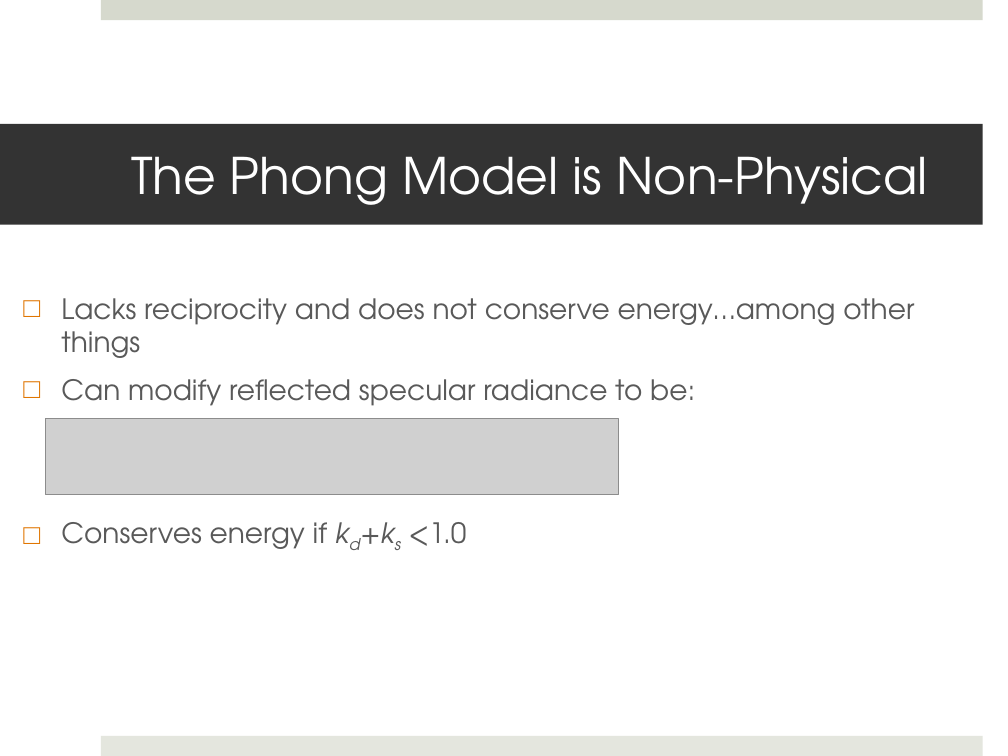
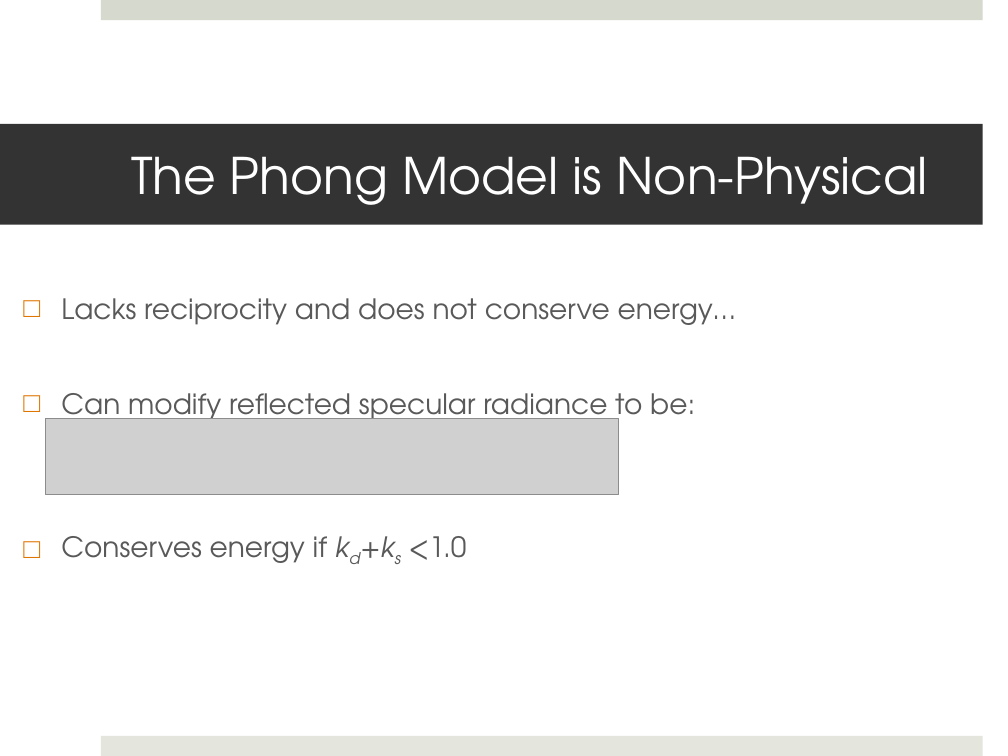
Before and after one commit to shaffer1/UIllinois_Rendering, a slide deck: slide 7 of Lecture-15-Specular BRDFs.pptx. Drawn at 1008x756 pixels with LibreOffice and Linux fonts; fonts in the diff are those of the drawing; grey boxes stand for pictures. Boxes give left, top, right and bottom in pixels: in the first picture for what was removed or moved away, otherwise in the second. Text is boxed around its words. In the diff, an @@ line names an element or a change of style, - is before the commit and + after.

```diff
--- a/Lecture-15-Specular BRDFs.pptx
+++ b/Lecture-15-Specular BRDFs.pptx
@@ text at [61,298,736,325]: text changed @@
-□ Lacks reciprocity and does not conserve energy…among other things
+□ Lacks reciprocity and does not conserve energy…
```
Also in this commit, not shown: 1 other slide changed, 1 slide removed, 1 other file.
